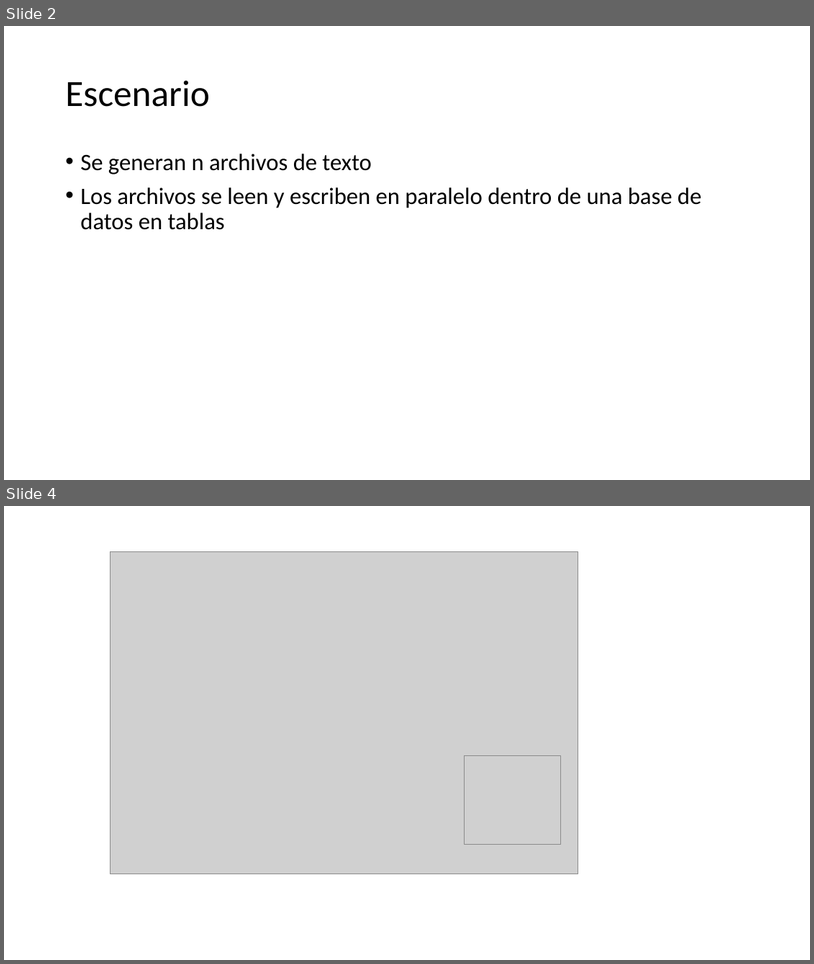
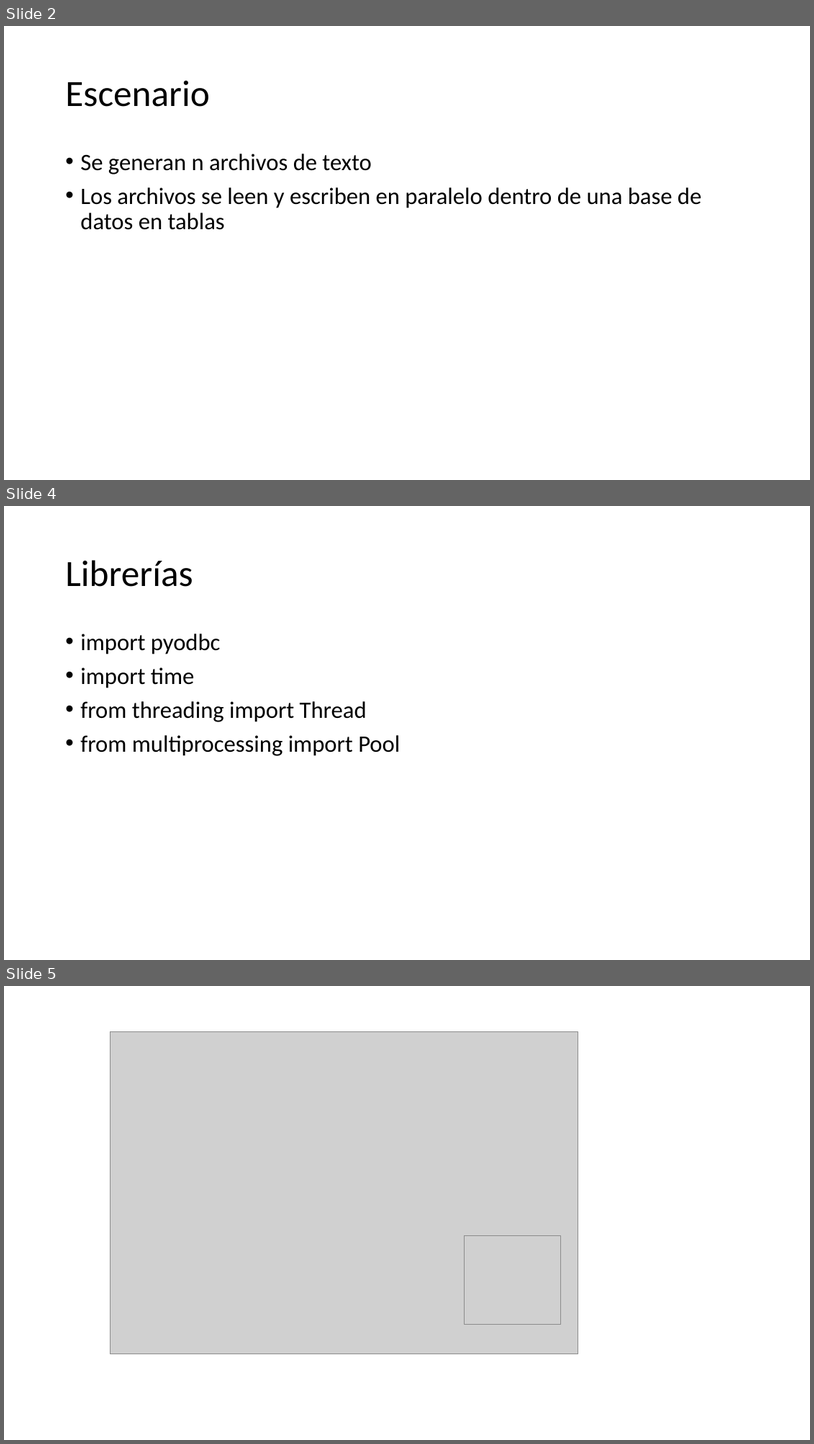
Before and after one commit to abaldeg/TP_ARQ_Threads, a slide deck: Presentación MultiThreads.pptx. Shown one above the other, each under a label of ours: slides 2 and 4 before the commit, slides 2, 4 and 5 after it; the slides between them are not shown. The pictures are 814x964 and 814x1444 pixels, drawn with LibreOffice and Linux fonts; fonts in the diff are those of the drawing; grey boxes stand for pictures. Boxes give left, top, right and bottom in pixels: in the first picture for what was removed or moved away, otherwise in the second. Text is boxed around its words. In the diff, an @@ line names an element or a change of style, - is before the commit and + after.

```diff
--- a/Presentación MultiThreads.pptx
+++ b/Presentación MultiThreads.pptx
@@ slide 4 added at (4, 506, 810, 960), background #FFFFFF @@
@@ title added at (65, 560, 193, 587), 44 pt, text #000000 @@
+Librerías
@@ text added at (80, 633, 400, 756), 28 pt, text #000000 @@
+• import pyodbc
+• import time
+• from threading import Thread
+• from multiprocessing import Pool
@@ what was slide 4 is now slide 5 @@
```
Also in this commit, not shown: 1 slide changed, 4 other files.
